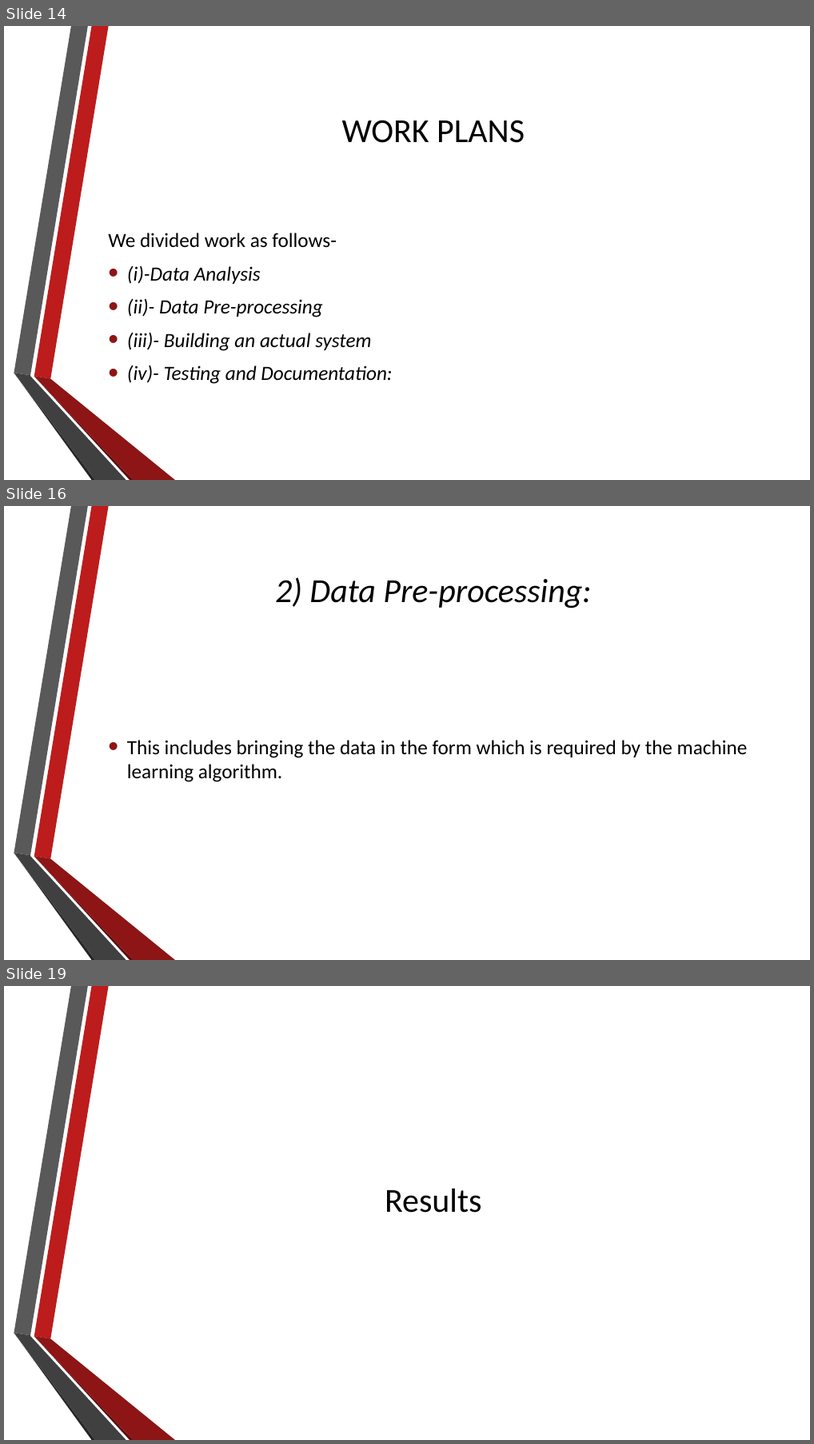
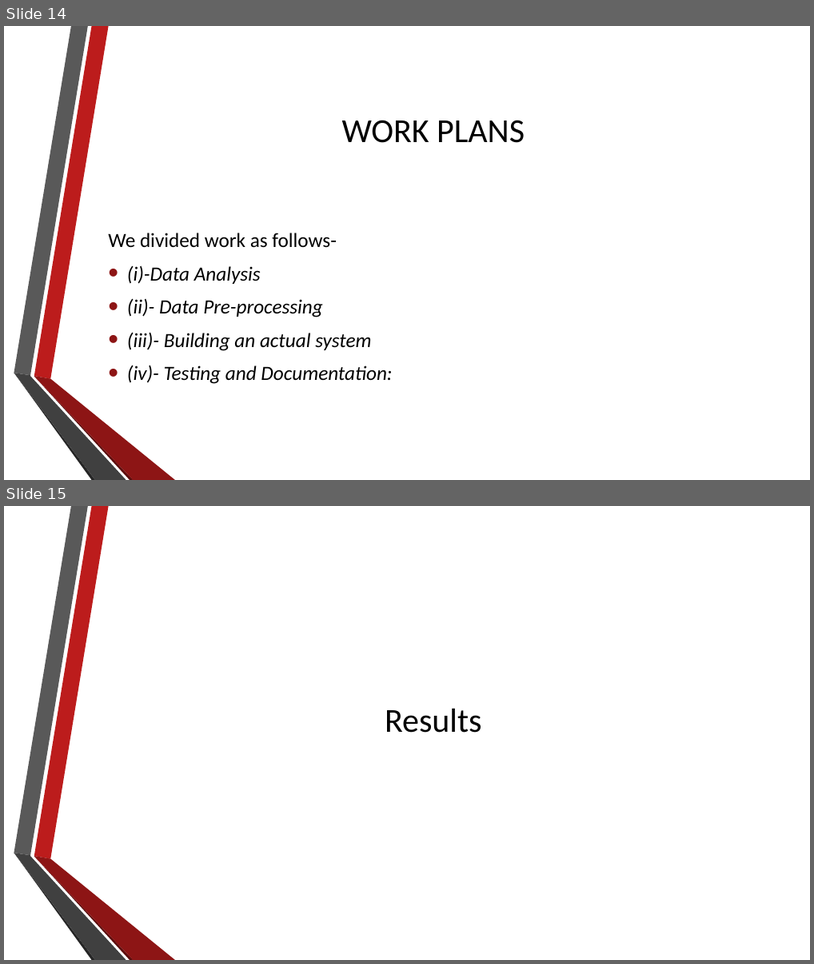
Before and after one commit to shubhamg199630/heart_disease_detection, a slide deck: Presentation.pptx. Shown one above the other, each under a label of ours: slides 14, 16 and 19 before the commit, slides 14 and 15 after it; the slides between them are not shown. The pictures are 814x1444 and 814x964 pixels, drawn with LibreOffice and Linux fonts; fonts in the diff are those of the drawing; background and template pictures are left out. Boxes give left, top, right and bottom in pixels: in the first picture for what was removed or moved away, otherwise in the second. Text is boxed around its words. In the diff, an @@ line names an element or a change of style, - is before the commit and + after.

```diff
--- a/Presentation.pptx
+++ b/Presentation.pptx
@@ slide 16 removed at box(4, 506, 810, 960), background picture (left out); not listed: 6 template elements that a slide beside it also shows @@
@@ title removed at box(275, 577, 591, 608) @@
-2) Data Pre-processing:
@@ text removed at box(127, 740, 748, 782) @@
-• This includes bringing the data in the form which is required by the machine learning algorithm.
@@ what was slide 19 is now slide 15 @@
```
Also in this commit, not shown: 7 slides changed, 3 other slides removed, 1 other file.
